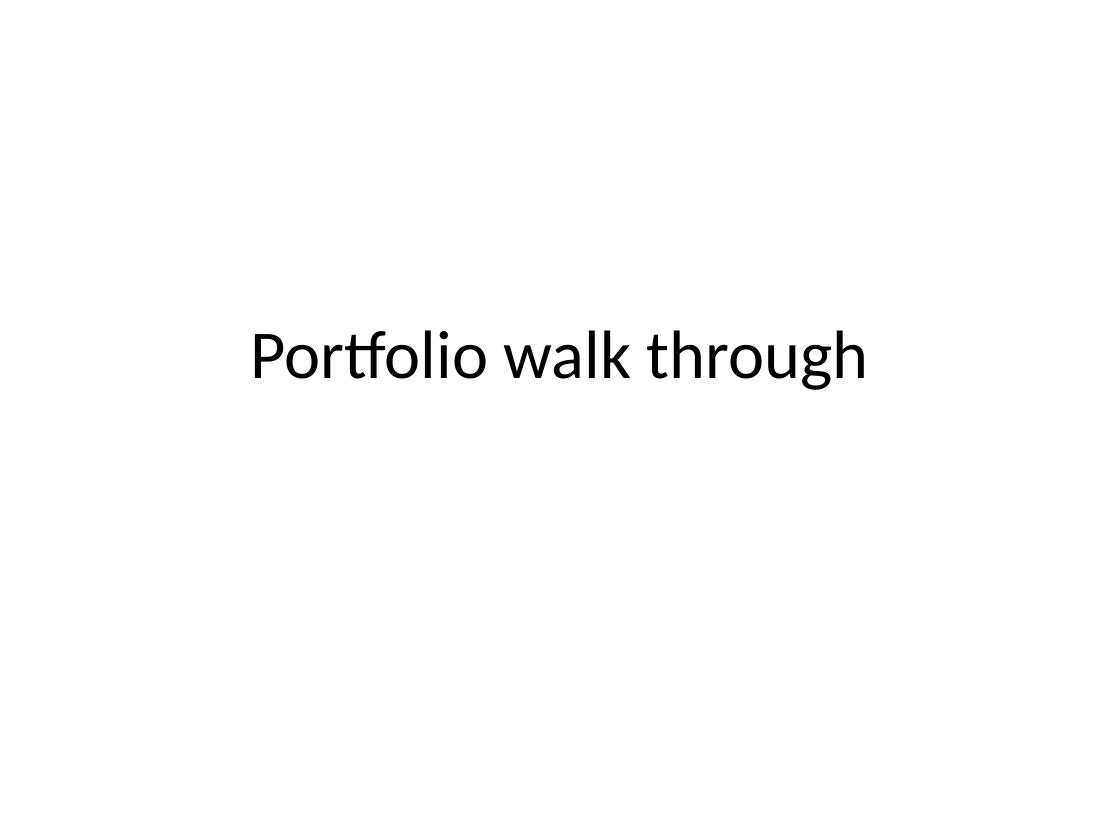
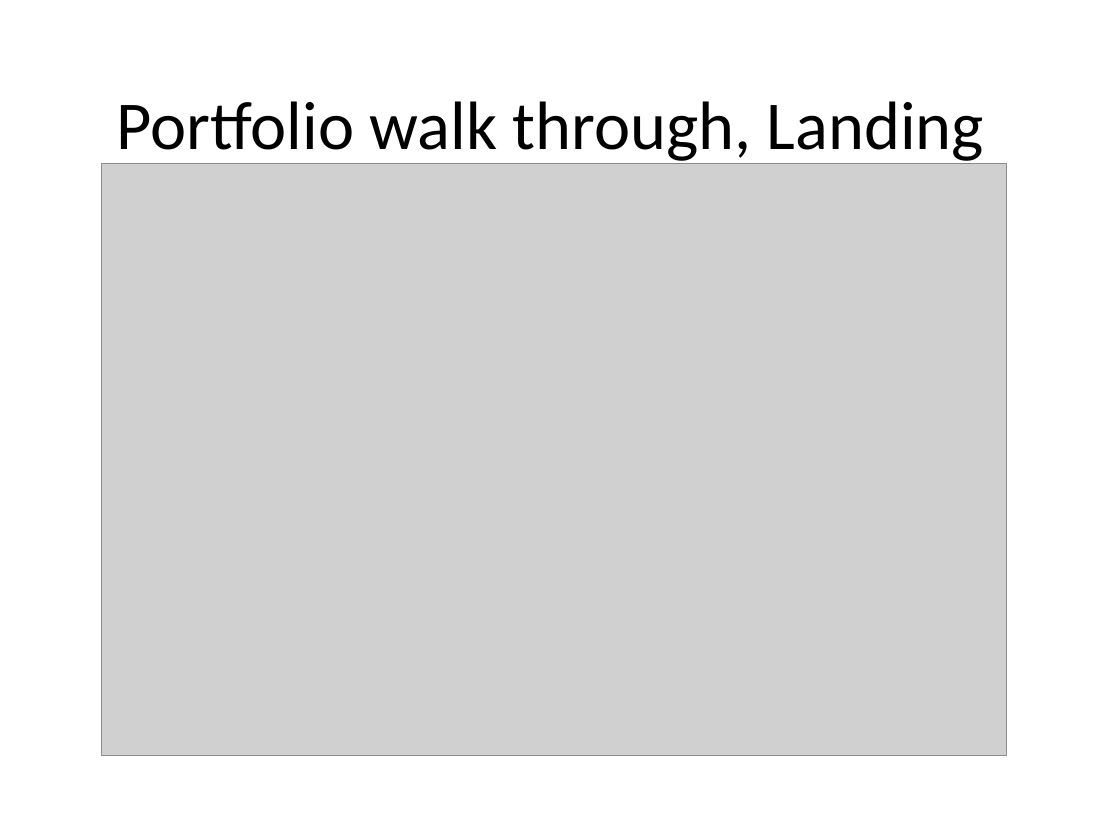
Before and after one commit to stuWolf/WolfgangStueckleT1A2, a slide deck: slide 1 of ppt/Slide Deck.pptx. Drawn at 1120x840 pixels with LibreOffice and Linux fonts; fonts in the diff are those of the drawing; grey boxes stand for pictures. Boxes give left, top, right and bottom in pixels: in the first picture for what was removed or moved away, otherwise in the second. Text is boxed around its words. In the diff, an @@ line names an element or a change of style, - is before the commit and + after.

```diff
--- a/ppt/Slide Deck.pptx
+++ b/ppt/Slide Deck.pptx
@@ title at [116, 101, 984, 165]: text changed @@
-Portfolio walk through
+Portfolio walk through, Landing
@@ picture added at [102, 164, 1007, 755] @@
```
Also in this commit, not shown: 2 other slides changed, 3 slides added, 14 other files.
